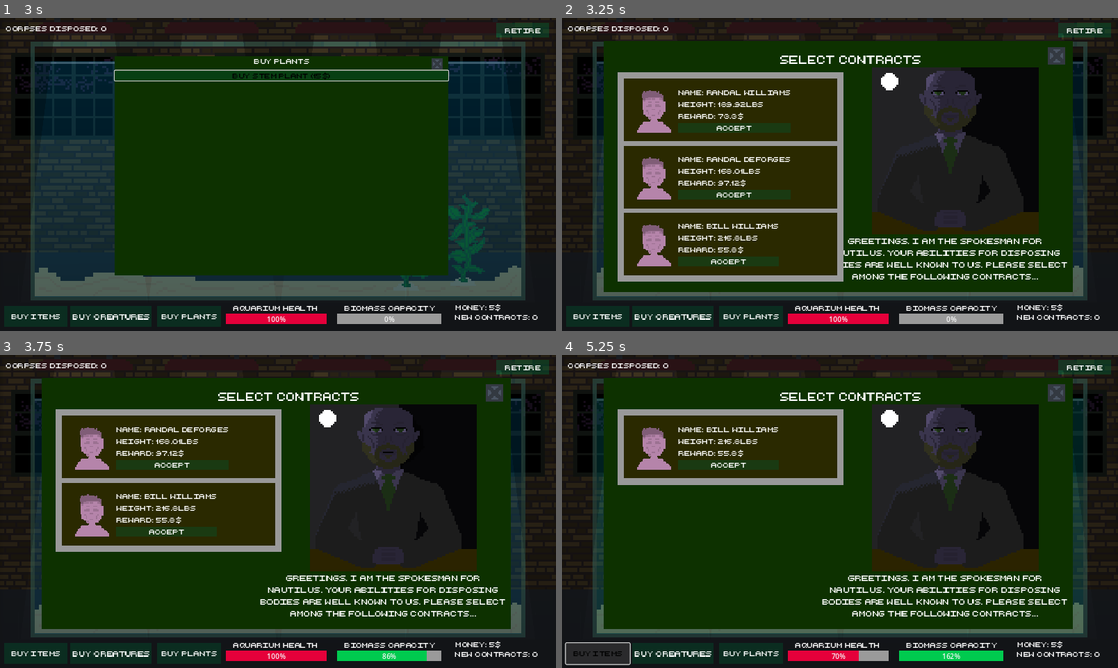
Above: before the commit, frames 1-4 (two rows, left to right).
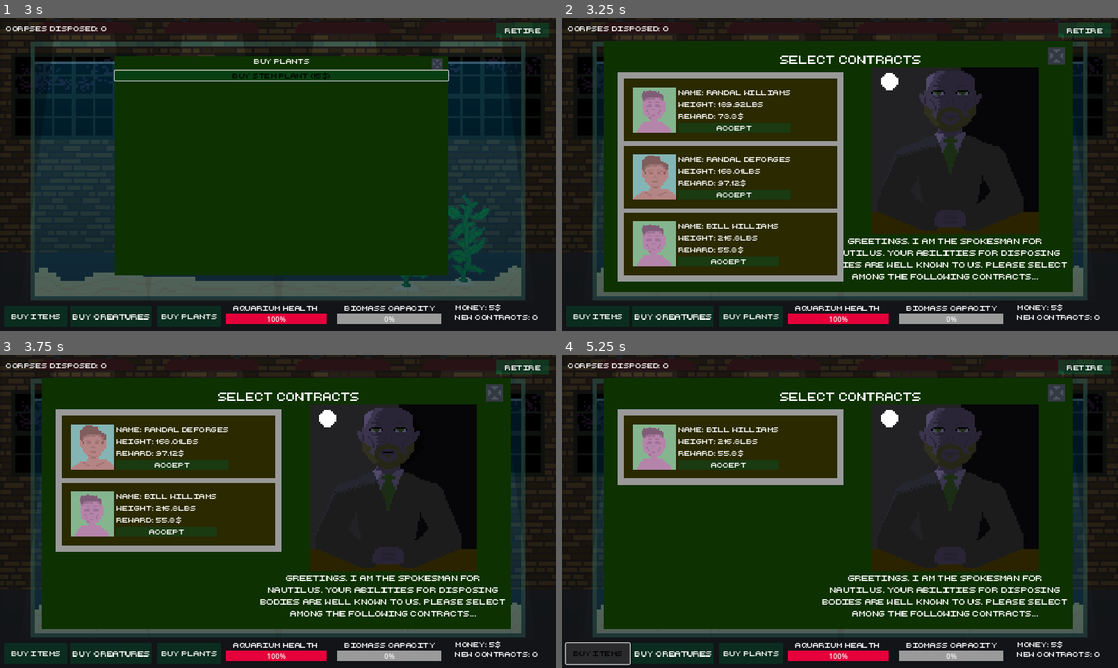
Above: after the commit, the same moments.

Repository: adrientremblay/ld56
Game: Godot game, scene res://scenes/game_screen.tscn
The game is run twice, just before and just after one commit, with the same random seed, the same clock (stepped at 60 frames per second) and the same inputs.
Inputs:
- Up to frame 1 (3 s): click "Buy Creatures" at 0.5 s; click "Buy Plants" at 1.25 s; click "buy snail (5$)" at 2 s; click "Buy Crab (10$)" at 2.75 s
- Up to frame 2 (3.25 s): no input
- Up to frame 3 (3.75 s): click "Accept" at 3.5 s
- Up to frame 4 (5.25 s): click "Accept" at 4.25 s; click "Buy Items" at 5 s

Frame 1 is identical in both runs. In frame 2, 2.3% of the frame differs, in the area x 12-21%, y 22-80%; in frame 3, 2.3%; in frame 4, 1.5%.
Error after the commit: Invalid call to function 'construct' in base 'AnimatedSprite2D (Corpse)'. Expected 4 arguments. (res://scenes/game_screen.gd:63)

Commit message:
Vary the corpse icons according to the weight

Diff:
--- a/scripts/contract.gd
+++ b/scripts/contract.gd
@@ -1,4 +1,7 @@
 class_name Contract extends PanelContainer
+
+enum Appearance {THIN, MEDIUM, OBESE}
+var appearance: Appearance
 
 var person_name
 var weight
@@ -15,6 +18,14 @@
 	self.weight = weight
 	self.reward = reward
 
+	if (weight < 140):
+		self.appearance = Appearance.THIN
+	elif (weight < 180):
+		self.appearance = Appearance.MEDIUM
+	else:
+		self.appearance = Appearance.OBESE
+	set_icon_according_to_appearance()
+
 	$MarginContainer/HBoxContainer/VBoxContainer/NameLabel.text = "Name: " + person_name
 	$MarginContainer/HBoxContainer/VBoxContainer/WeightLabel.text = "Weight: " + str(weight) + "lbs"
 	$MarginContainer/HBoxContainer/VBoxContainer/RewardLabel.text = "Reward: " + str(reward) + "$"
@@ -22,3 +33,12 @@
 func _on_button_pressed() -> void:
 	contract_accepted.emit(self.person_name, self.weight, self.reward)
 	self.queue_free()
+
+func set_icon_according_to_appearance():
+	match self.appearance:
+		Appearance.THIN:
+			$MarginContainer/HBoxContainer/TextureRect.texture = load("res://assets/art/male_corpse_thin_icon.png")
+		Appearance.MEDIUM:
+			$MarginContainer/HBoxContainer/TextureRect.texture = load("res://assets/art/male_corpse_medium_icon.png")
+		Appearance.MEDIUM:
+			$MarginContainer/HBoxContainer/TextureRect.texture = load("res://assets/art/male_corpse_medium_icon.png")
--- a/scripts/corpse.gd
+++ b/scripts/corpse.gd
@@ -10,11 +10,12 @@
 @onready var feeding_area: Area2D = $FeedingArea
 signal corpse_eaten(reward)
 
-func construct(person_name, weight, reward):
+func construct(person_name, weight, reward, appearance):
 	self.person_name = person_name
 	self.weight = weight
 	self.original_weight = weight
 	self.reward = reward
+	self.appearance = appearance
 
 func _process(delta: float) -> void:
 	for creature in feeding_area.get_overlapping_bodies():
Binary file added: assets/art/male_corpse_medium_icon.aseprite
Binary file added: assets/art/male_corpse_medium_icon.png
Not shown, added: assets/art/male_corpse_medium_icon.png.import
Binary file changed: assets/art/male_corpse_thin_icon.aseprite
Binary file changed: assets/art/male_corpse_thin_icon.png
